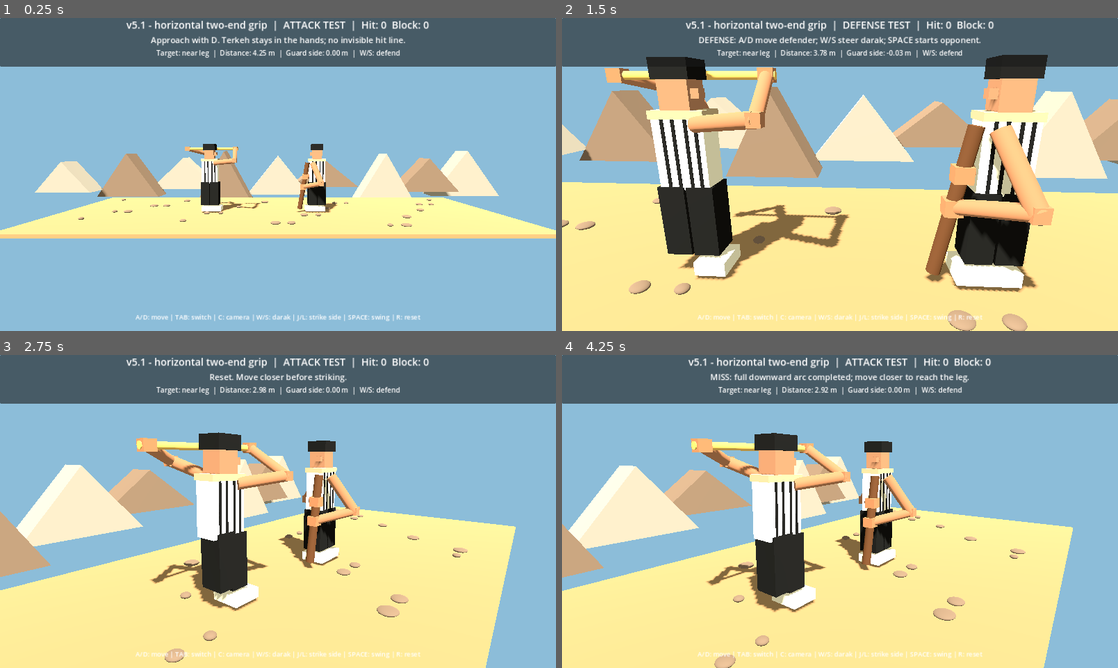
Above: before the commit, frames 1-4 (two rows, left to right).
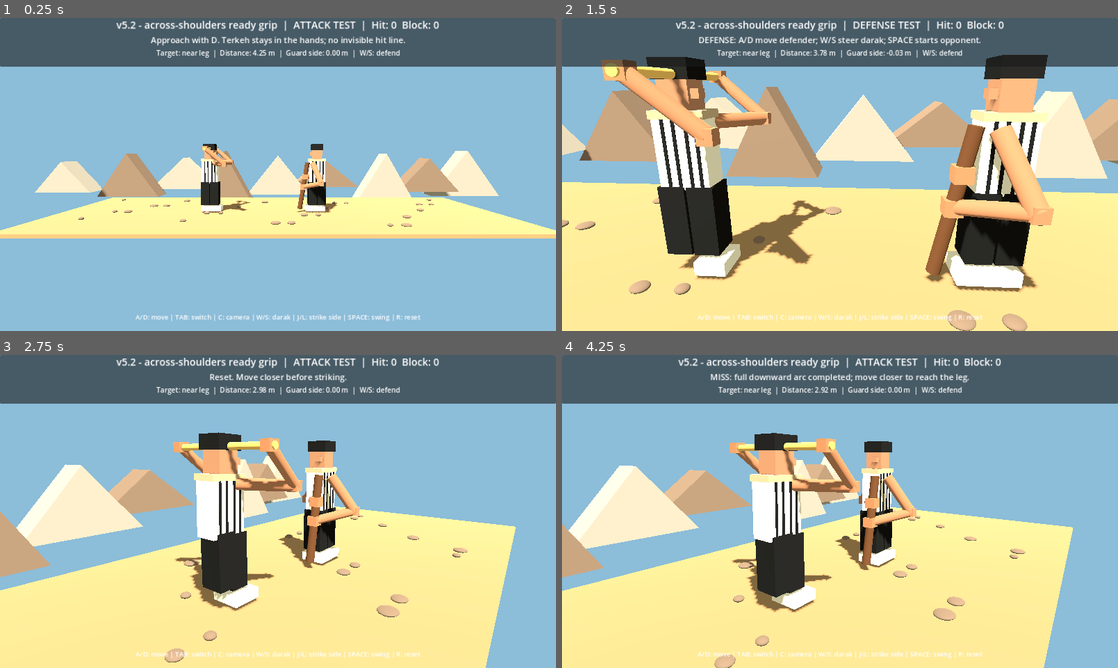
Above: after the commit, the same moments.

Repository: vahidainima-prog/tarke-darak-game
Game: Godot game, scene res://main.tscn
The game is run twice, just before and just after one commit, with the same random seed, the same clock (stepped at 60 frames per second) and the same inputs.
Inputs:
- Up to frame 1 (0.25 s): no input
- Up to frame 2 (1.5 s): tap Enter at 0.5 s; hold D 0.53-1.28 s; tap C at 0.6 s; tap Space at 0.77 s; hold S from 1.28 s (still down); tap Tab at 1.35 s
- Up to frame 3 (2.75 s): tap Space at 1.52 s; release S at 2.03 s; hold D from 2.03 s (still down); tap R at 2.1 s
- Up to frame 4 (4.25 s): release D at 2.78 s; hold W 2.78-3.53 s; tap J at 2.85 s; tap Space at 3.02, 3.77 s; hold A from 3.53 s (still down); tap L at 3.6 s

The runs differ from the first frame. In frame 1, 1.2% of the frame differs, in the area x 20-79%, y 0-62%; in frame 2, 5.3%, in the area x 7-80%, y 0-79%; in frame 3, 3.3%; in frame 4, 3.4%.

Commit message:
Orient ready terkeh across shoulders on Z axis with hands at opposite sides of head

Diff:
--- a/tarke_darak_godot_v2/main.gd
+++ b/tarke_darak_godot_v2/main.gd
@@ -2,7 +2,7 @@
 
 # Godot 4.x — visual mechanics test. Side camera looks along -Z.
 # Feint depth: negative Z is BEHIND the attacker; positive Z is IN FRONT.
-const BUILD_LABEL := "v5.1 - horizontal two-end grip"
+const BUILD_LABEL := "v5.2 - across-shoulders ready grip"
 const DEF_X := 1.55
 const MIN_X := -4.7
 const MAX_X := 0.35
@@ -320,23 +320,27 @@
  say("Swing: physical terkeh sweeps toward the defender.")
 
 func strike_ends(p: float) -> Array[Vector3]:
- # The visible free tip travels from above the head to the opponent's lower leg.
- # Maximum reach is fixed: moving closer matters, and distant swings still miss.
+ # Ready stance: the staff runs ACROSS the shoulders (Z axis), not
+ # from behind the head toward the face (X axis).
+ # The hands are on opposite sides of the head, at the two rod ends.
  var t := clampf(p, 0.0, 1.0)
+ var turn := smoothstep(0.03, 0.48, t)
  var arc := smoothstep(0.0, 1.0, t)
+ var ready_center := Vector3(attack_x + 0.03, 2.48, 0.0)
+ var ready_direction := Vector3(0.0, 0.0, 1.0)
  var distance := defender_x - attack_x
  var tip_reach := minf(2.02, distance - 0.18)
- # Opposite-hand strikes target different legs rather than the same centerline.
  var leg_offset := -0.18 if strike_side > 0 else 0.18
- var tip_x := attack_x + lerpf(STICK_LENGTH * 0.5, tip_reach + leg_offset, arc)
+ var tip_x := attack_x + lerpf(1.125, tip_reach + leg_offset, arc)
  var tip_y := lerpf(2.48, 0.43, smoothstep(0.0, 0.75, t))
- # Cross the defender's guard plane on the way to the leg plane.
  var tip_z := lerpf(-0.28, float(strike_side) * 0.12, arc) + float(strike_side) * 0.46 * sin(PI * t)
- var angle := lerpf(0.0, -0.94, arc)
- var direction := Vector3(cos(angle), sin(angle), float(strike_side) * 0.55 * sin(PI * t)).normalized()
- var tip := Vector3(tip_x, tip_y, tip_z)
- var butt := tip - direction * STICK_LENGTH
- return [butt, tip]
+ var angle := lerpf(0.0, -0.38, arc)
+ var strike_direction := Vector3(cos(angle), sin(angle), float(strike_side) * 0.40 * sin(PI * t)).normalized()
+ var strike_tip := Vector3(tip_x, tip_y, tip_z)
+ var strike_center := strike_tip - strike_direction * (STICK_LENGTH * 0.5)
+ var center := ready_center.lerp(strike_center, turn)
+ var direction := ready_direction.lerp(strike_direction, turn).normalized()
+ return [center - direction * (STICK_LENGTH * 0.5), center + direction * (STICK_LENGTH * 0.5)]
 
 func guard_ends() -> Array[Vector3]:
  # One grip always follows the defender's hand. The lower end pivots across the shins.
@@ -406,8 +410,8 @@
  # A small inset keeps the hands visually on the wood.
  var left_grip := a + direction * 0.11
  var right_grip := b - direction * 0.11
- var left_rest := Vector3(attack_x - 0.15 + 0.16 * bend_amount, 1.44 - 0.35 * bend_amount, -0.50)
- var right_rest := Vector3(attack_x - 0.13 + 0.16 * bend_amount, 1.44 - 0.35 * bend_amount, 0.53)
+ var left_rest := Vector3(attack_x + 0.10 + 0.16 * bend_amount, 1.44 - 0.35 * bend_amount, -0.50)
+ var right_rest := Vector3(attack_x + 0.10 + 0.16 * bend_amount, 1.44 - 0.35 * bend_amount, 0.53)
  # Keep the driving hand at its assigned end; only the opposite hand releases.
  attack_hand_a.position = left_grip.lerp(left_rest, release_blend if strike_side < 0 else 0.0)
  attack_hand_b.position = right_grip.lerp(right_rest, release_blend if strike_side > 0 else 0.0)
